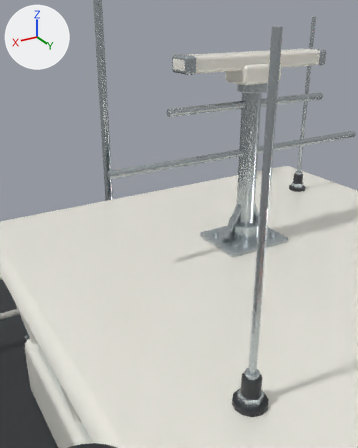
Before and after pictures for a commit that changed the Blender file source_blender/Lotten.blend.
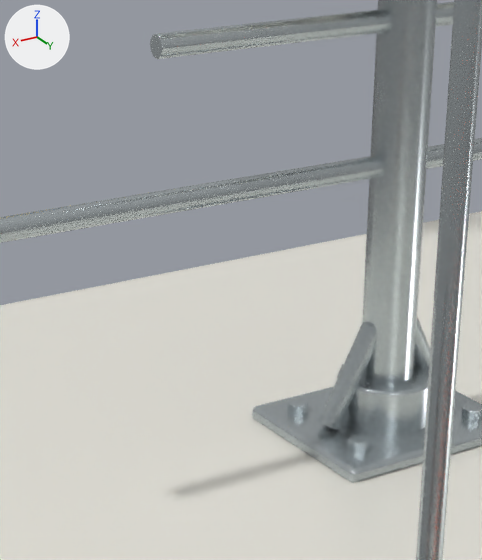
There are two pictures of each version: one from a 50 mm lens placed at (1.513, 1.059, 4.652), pointed at (0.503, -0.623, 3.811), one close up on the part from 33% to 77% of the width and 22% to 63% of the height. The lights are fixed; the arrows at upper left show +X, +Y and +Z. The older version's two pictures come first.

Names of what the first close-up shows: 'Mast foot brace', 'Mast foot brace.001', 'Mast foot collar', 'Mast roof backing plate', 'Signal mast', 'Signal yardarm', 'Signal yardarm.001', 'Whip antenna.001', 'White wheelhouse roof' and 3 more.
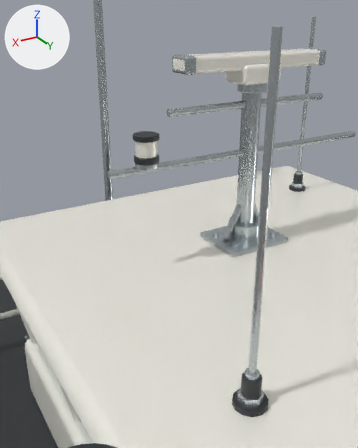
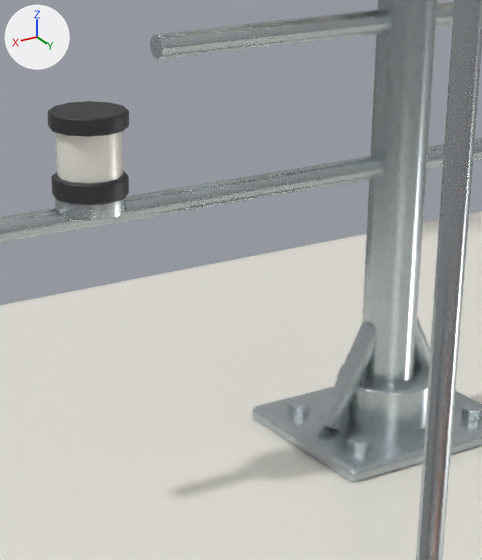
Changed parts and their boxes (x1, y1, x2, y2) in the close-ups (482 x 560 px):
'Mast lantern lens', added: after (55, 132, 123, 184)
'Mast lantern rain cap', added: after (48, 101, 129, 137)
'Mast lantern lower housing', added: after (51, 171, 129, 205)
'Mast lantern mounting foot', added: after (55, 197, 126, 222)

The change in detail:
Mesh me_cylinder_199_1 is new.
It has 72 vertices, 62 faces and spans x -0.057..0.057, y -0.057..0.057, z -0.0125..0.0125.
It uses material mat_fender_rubber (dark grey #2e3135).
Mesh me_cylinder_198_1 is new.
It has 72 vertices, 62 faces and spans x -0.047..0.047, y -0.047..0.047, z -0.0365..0.0365.
It uses material mat_painted_aluminium (white #f8f6ed).
Mesh me_cylinder_197_1 is new.
It has 72 vertices, 62 faces and spans x -0.055..0.055, y -0.055..0.055, z -0.015..0.015.
It uses material mat_fender_rubber (dark grey #2e3135).
Mesh me_cylinder_196_1 is new.
It has 72 vertices, 62 faces and spans x -0.051..0.051, y -0.051..0.051, z -0.015..0.015.
It uses material mat_galvanised_fittings (light grey #bac2c5).
Object 'Mast lantern rain cap' (ob_mast_lantern_rain_cap) is new; it shows me_cylinder_199_1.
Its parent is ob_lotten.
Its location is (0.56, -0.8, 4.16).
Object 'Mast lantern lens' (ob_mast_lantern_lens) is new; it shows me_cylinder_198_1.
Its parent is ob_lotten.
Its location is (0.56, -0.8, 4.113).
Object 'Mast lantern lower housing' (ob_mast_lantern_lower_housing) is new; it shows me_cylinder_197_1.
Its parent is ob_lotten.
Its location is (0.56, -0.8, 4.064).
Object 'Mast lantern mounting foot' (ob_mast_lantern_mounting_foot) is new; it shows me_cylinder_196_1.
Its parent is ob_lotten.
Its location is (0.56, -0.8, 4.038).
